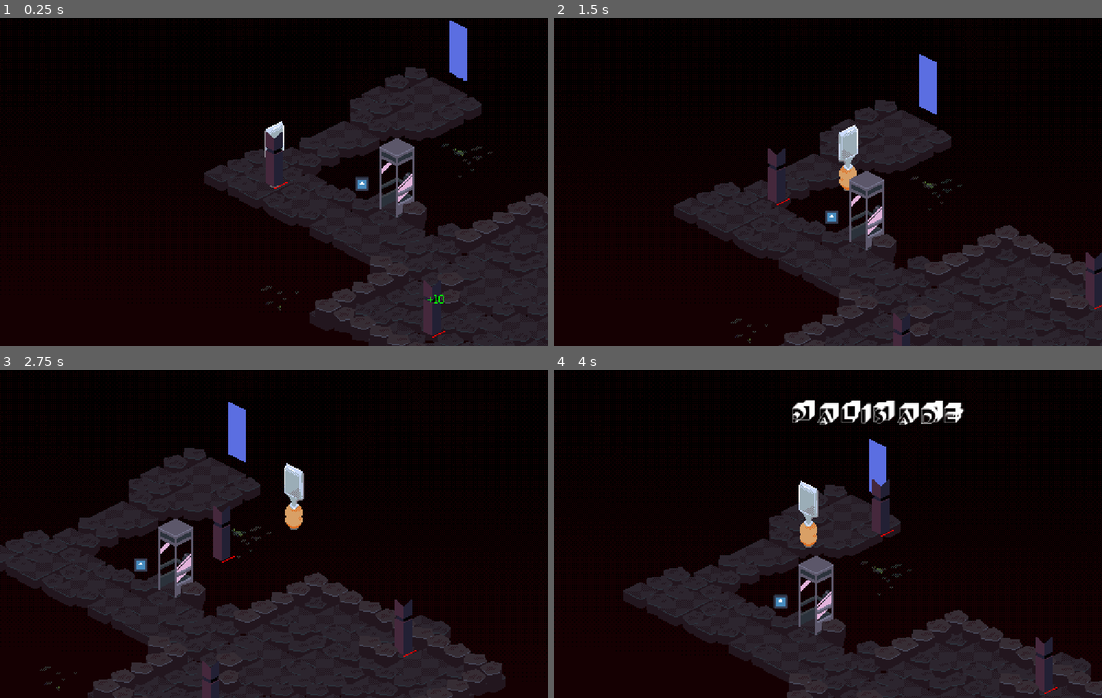
Above: before the commit, frames 1-4 (two rows, left to right).
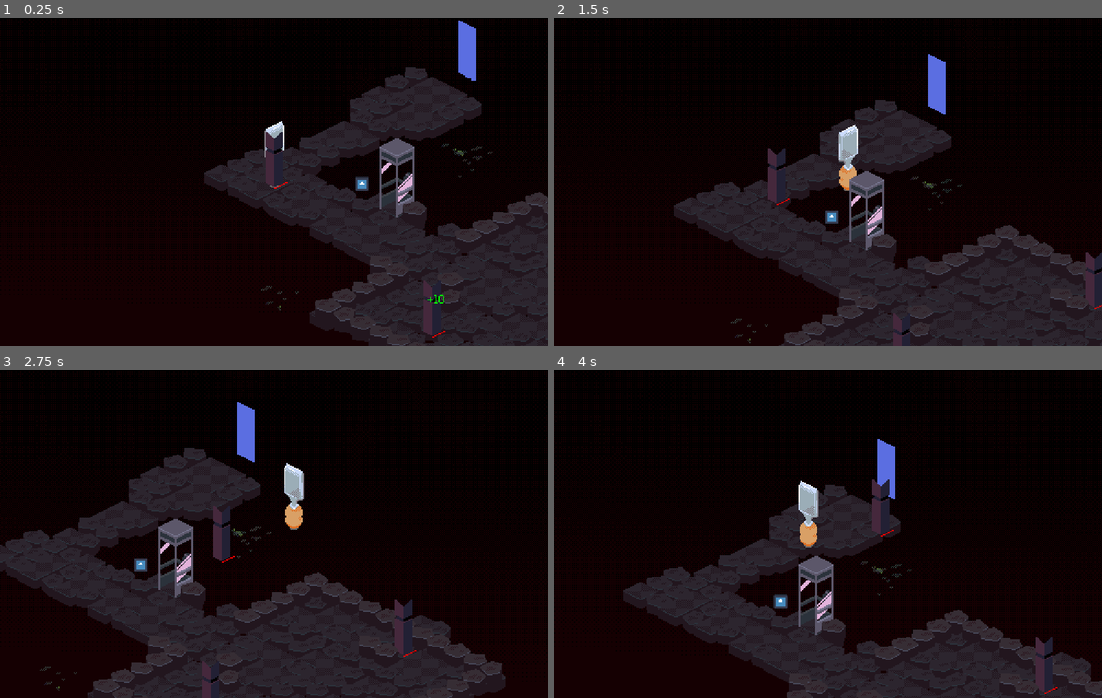
Above: after the commit, the same moments.

Repository: webcatzz/bad-dream
Game: Godot game, scene res://world/test.tscn
Two runs of this game, one before a commit and one after it. Both use one fixed random seed, a clock stepped at 60 frames per second and the inputs below. The engine's default icon, where the game draws it, is replaced by a stand-in: a white triangle on a blue panel in a dark square.
Inputs (mouse positions are in pixels of both pictures, inside the frame that each line leads up to):
- Up to frame 1 (0.25 s): no input
- Up to frame 2 (1.5 s): tap Enter (ui_accept) at 0.5, 0.77 s; move the mouse to (948, 165) at 0.52 s; hold W (move_right) 0.53-1.28 s; hold Shift (shift) 0.53-1.28 s; click (948, 165) at 0.67 s; move the mouse to (718, 198) at 1.27 s; hold S (move_down) from 1.28 s (still down); tap Shift (shift) at 1.35 s
- Up to frame 3 (2.75 s): tap Enter (ui_accept) at 1.52 s; move the mouse to (328, 461) at 2.02 s; release S (move_down) at 2.03 s; hold W (move_right) from 2.03 s (still down); hold Shift (shift) from 2.03 s (still down)
- Up to frame 4 (4 s): move the mouse to (800, 599) at 2.77 s; release W (move_right) at 2.78 s; release Shift (shift) at 2.78 s; hold Q (move_up) 2.78-3.53 s; tap Shift (shift) at 2.85 s; click (800, 599) at 2.92 s; tap Enter (ui_accept) at 3.02, 3.77 s; move the mouse to (992, 583) at 3.52 s; hold A (move_left) from 3.53 s (still down); hold Shift (shift) from 3.53 s (still down)

The runs differ from the first frame. In frame 1, 0.6% of the frame differs, in the area x 82-87%, y 0-20%; in frame 2, 0.6%; in frame 3, 0.6%; in frame 4, 1.7%, in the area x 43-75%, y 9-40%.

Commit message:
moved pathfinding to turnlogic + enemies now pathfind to closest party member

Diff:
--- a/node/actor/enemy_actor.gd
+++ b/node/actor/enemy_actor.gd
@@ -2,18 +2,12 @@
 
 
 func take_turn() -> void:
-	var target: Actor = Game.data.get_leader()
+	if data.turn_logic: data.turn_logic.start()
 
-	var path: PackedVector2Array = Battle.astar.get_point_path(data.position, target.position)
-	if path:
-		path.remove_at(0)
-		path.resize(min(data.tiles_per_turn, path.size() - 1))
 
-		# moving through path
-		if path:
-			for point: Vector2i in path:
-				data.move(point)
-				await get_tree().create_timer(0.2).timeout
-			data.end_turn()
-		else:
-			super()
+
+# internal
+
+func _ready() -> void:
+	super()
+	if data.turn_logic: data.turn_logic.owner = data
--- a/node/actor/party_spawner.gd
+++ b/node/actor/party_spawner.gd
@@ -10,3 +10,5 @@
 			var node: PartyActorNode = load("res://node/actor/player_actor.tscn" if actor == Game.data.get_leader() else "res://node/actor/party_actor.tscn").instantiate()
 			node.data = actor
 			get_parent().add_child.call_deferred(node)
+
+	queue_free()
--- a/node/save_point.gd
+++ b/node/save_point.gd
@@ -21,7 +21,8 @@
 	for i: int in Game.data.party.size():
 		Game.data.party[i].node.z_index = 101
 
-		if i: Game.tween_opacity(Game.data.party[i].node, 1, 0.25, 2)
+		if i:
+			get_tree().create_tween().tween_property(Game.data.party[i].node, "modulate:a", 0.25, 2)
 
 	# camera
 	if current_tween: current_tween.kill()
@@ -42,7 +43,8 @@
 	for i: int in Game.data.party.size():
 		Game.data.party[i].node.z_index = 0
 
-		if i: Game.tween_opacity(Game.data.party[i].node, 0.25, 1, 0.1)
+		if i:
+			get_tree().create_tween().tween_property(Game.data.party[i].node, "modulate:a", 1, 0.1)
 
 	# camera
 	if current_tween: current_tween.kill()
--- /dev/null
+++ b/resource/actor/enemy1.tres
@@ -0,0 +1,25 @@
+[gd_resource type="Resource" script_class="Actor" load_steps=4 format=3 uid="uid://caiv82vs4t3u1"]
+
+[ext_resource type="Script" path="res://resource/script/actor.gd" id="1_u35jn"]
+[ext_resource type="Script" path="res://resource/turn_logic.gd" id="2_p5ule"]
+
+[sub_resource type="Resource" id="Resource_7pkma"]
+script = ExtResource("2_p5ule")
+type = 0
+keep_distance = 0
+in_party = false
+
+[resource]
+script = ExtResource("1_u35jn")
+name = "Enemy1"
+description = "..."
+max_health = 10
+resistance = 0
+evasion = 0.0
+tiles_per_turn = 5
+actions_per_turn = 1
+actions = Array[Resource("res://resource/script/action.gd")]([])
+turn_logic = SubResource("Resource_7pkma")
+attributes = Array[Resource("res://resource/script/attribute.gd")]([])
+weak_against = Array[int]([])
+strong_against = Array[int]([])
--- /dev/null
+++ b/resource/actor/enemy2.tres
@@ -0,0 +1,25 @@
+[gd_resource type="Resource" script_class="Actor" load_steps=4 format=3 uid="uid://y7mxhcoo4325"]
+
+[ext_resource type="Script" path="res://resource/script/actor.gd" id="1_10tox"]
+[ext_resource type="Script" path="res://resource/turn_logic.gd" id="2_rgfv6"]
+
+[sub_resource type="Resource" id="Resource_m2a05"]
+script = ExtResource("2_rgfv6")
+type = 0
+keep_distance = 0
+in_party = false
+
+[resource]
+script = ExtResource("1_10tox")
+name = "Enemy2"
+description = "..."
+max_health = 10
+resistance = 0
+evasion = 0.0
+tiles_per_turn = 5
+actions_per_turn = 1
+actions = Array[Resource("res://resource/script/action.gd")]([])
+turn_logic = SubResource("Resource_m2a05")
+attributes = Array[Resource("res://resource/script/attribute.gd")]([])
+weak_against = Array[int]([])
+strong_against = Array[int]([])
--- a/resource/script/actor.gd
+++ b/resource/script/actor.gd
@@ -48,6 +48,7 @@
 # actions
 @export var actions: Array[Action] ## [Action]s available during battle.
 @export var battlecry: Action ## Immediately started when the battle begins.
+@export var turn_logic: TurnLogic
 
 # effects
 @export var attributes: Array[Attribute]
@@ -106,11 +107,12 @@
 	tiles_traveled = 0
 	turn_started.emit()
 
-	if is_indisposed():
+	if can_take_turn():
 		await Game.get_tree().create_timer(0.5).timeout
 		end_turn()
 	else:
-		await node.take_turn()
+		node.take_turn()
+		await turn_ended
 
 
 ## Ends the actor's turn.
@@ -205,7 +207,7 @@
 
 
 ## Returns true if the actor cannot take their turn.
-func is_indisposed() -> bool:
+func can_take_turn() -> bool:
 	return is_defeated() or is_exhausted() or focusing
 
 
--- a/resource/script/status_effect.gd
+++ b/resource/script/status_effect.gd
@@ -11,7 +11,7 @@
 	VANISH, ## Guarantees evasion.
 	SLOW, ## Decreases [member target.tiles_per_turn] by [member strength].
 	DOOM, ## Deals [member strength] damage at the end of its duration.
-	STUNNED ## Makes [member target] unable to act.
+	STUNNED, ## Makes [member target] unable to act.
 }
 
 @export var type: Type ## Dictates the effect's behavior. See [enum Type].
--- a/resource/turn_logic.gd
+++ b/resource/turn_logic.gd
@@ -5,12 +5,42 @@
 	MELEE, ## Move up to a target and attack.
 }
 
-
 @export var type: Type
 @export var keep_distance: int
 @export var in_party: bool
 
+@export var owner: Actor
+
+var paths: Dictionary
+var closest_targets: Array[Actor]
+
 
 func start() -> void:
-	var target: Actor = Game.data.get_leader()
-	Battle.astar.region.position
+	update()
+
+	await follow_path(paths[closest_targets[0]].slice(0, owner.tiles_per_turn))
+
+	owner.end_turn()
+
+	# TODO: move back if too close for keep_distance
+
+
+func update() -> void:
+	paths = {}
+	for actor: Actor in Game.data.party:
+		if not actor.is_defeated():
+			var path: PackedVector2Array = Battle.astar.get_point_path(owner.position, actor.position)
+			path.remove_at(0)
+			path.resize(path.size() - 1)
+			paths[actor] = path
+
+	closest_targets = Game.data.party.duplicate()
+	closest_targets.sort_custom(func(a: Actor, b: Actor) -> bool:
+		return paths[a].size() < paths[b].size()
+	)
+
+
+func follow_path(path: PackedVector2Array) -> void:
+	for point: Vector2i in path:
+		owner.move(point)
+		await Game.get_tree().create_timer(0.2).timeout
--- a/script/game.gd
+++ b/script/game.gd
@@ -51,15 +51,6 @@
 	return get_node("/root/Root")
 
 
-func tween_opacity(item: CanvasItem, from: float, to: float, duration: float) -> void:
-	if from == 0: item.visible = true
-	item.modulate.a = from
-
-	await get_tree().create_tween().tween_property(item, "modulate:a", to, duration).finished
-
-	if to == 0: item.visible = false
-
-
 
 # internal
 
--- a/world/test.tscn
+++ b/world/test.tscn
@@ -8,52 +8,13 @@
 [ext_resource type="PackedScene" uid="uid://d0rs3moyicxl5" path="res://node/door.tscn" id="6_ikrja"]
 [ext_resource type="Script" path="res://node/triggers/battle_trigger.gd" id="7_kkk1m"]
 [ext_resource type="PackedScene" uid="uid://bwr58i81cianq" path="res://node/actor/enemy_actor.tscn" id="8_188yt"]
-[ext_resource type="Script" path="res://resource/script/actor.gd" id="9_gy3cr"]
+[ext_resource type="Resource" uid="uid://caiv82vs4t3u1" path="res://resource/actor/enemy1.tres" id="9_1c7yr"]
 [ext_resource type="Material" uid="uid://bq43vygjxb02f" path="res://asset/shader/dither_texture.tres" id="10_4t0rc"]
+[ext_resource type="Resource" uid="uid://y7mxhcoo4325" path="res://resource/actor/enemy2.tres" id="10_ijl04"]
 
 [sub_resource type="SegmentShape2D" id="SegmentShape2D_hh3lc"]
 a = Vector2(16, -16)
 b = Vector2(-32, 8)
-
-[sub_resource type="Resource" id="Resource_74vop"]
-script = ExtResource("9_gy3cr")
-name = "Actor"
-description = "..."
-max_health = 10
-resistance = 0
-evasion = 0.0
-tiles_per_turn = 5
-actions_per_turn = 1
-actions = Array[Resource("res://resource/script/action.gd")]([])
-attributes = Array[Resource("res://resource/script/attribute.gd")]([])
-weak_against = Array[int]([])
-strong_against = Array[int]([])
-
-[sub_resource type="Resource" id="Resource_8jgn0"]
-script = ExtResource("9_gy3cr")
-name = "Targetttt"
-description = "..."
-max_health = 10
-resistance = 0
-evasion = 1.0
-tiles_per_turn = 5
-actions_per_turn = 1
-actions = Array[Resource("res://resource/script/action.gd")]([])
-attributes = Array[Resource("res://resource/script/attribute.gd")]([])
-weak_against = Array[int]([])
-strong_against = Array[int]([])
-
-[sub_resource type="Gradient" id="Gradient_aomc0"]
-colors = PackedColorArray(1, 1, 1, 1, 0, 0, 0, 0)
-
-[sub_resource type="GradientTexture2D" id="GradientTexture2D_no3em"]
-gradient = SubResource("Gradient_aomc0")
-width = 500
-height = 500
-fill = 1
-fill_from = Vector2(0.5, 0.5)
-fill_to = Vector2(0.5, 0)
-metadata/_snap_enabled = true
 
 [sub_resource type="Gradient" id="Gradient_gtum2"]
 colors = PackedColorArray(0.0823529, 0.00392157, 0.00784314, 0, 0.0823529, 0.00392157, 0.00784314, 0.501961)
@@ -115,7 +76,7 @@
 offset = Vector2(0, -64)
 
 [node name="Door" parent="." instance=ExtResource("6_ikrja")]
-position = Vector2(168, -96)
+position = Vector2(176, -96)
 
 [node name="BattleTrigger" type="Area2D" parent="."]
 position = Vector2(144, 72)
@@ -131,18 +92,11 @@
 
 [node name="EnemyActor" parent="." instance=ExtResource("8_188yt")]
 position = Vector2(320, 80)
-data = SubResource("Resource_74vop")
+data = ExtResource("9_1c7yr")
 
 [node name="EnemyActor2" parent="." instance=ExtResource("8_188yt")]
 position = Vector2(144, 136)
-data = SubResource("Resource_8jgn0")
-
-[node name="Light" type="PointLight2D" parent="."]
-visible = false
-position = Vector2(110, 149)
-color = Color(0.761401, 0.119076, 0.442925, 1)
-shadow_enabled = true
-texture = SubResource("GradientTexture2D_no3em")
+data = ExtResource("10_ijl04")
 
 [node name="Background" type="CanvasLayer" parent="."]
 layer = -1
Renamed: node/dialogue/dialogue_bubble.gd -> node/dialogue/bubble.gd
Renamed: node/dialogue/dialogue_label.gd -> node/dialogue/label.gd
Not shown: 1 places in world/test.tscn that only renumber resources
